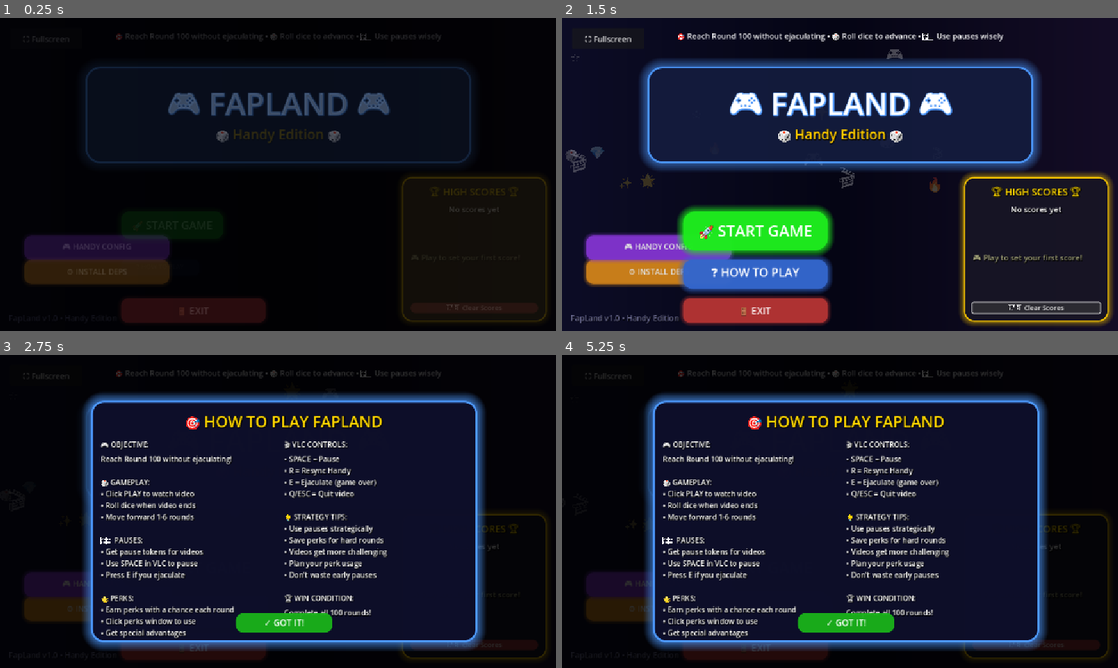
Above: before the commit, frames 1-4 (two rows, left to right).
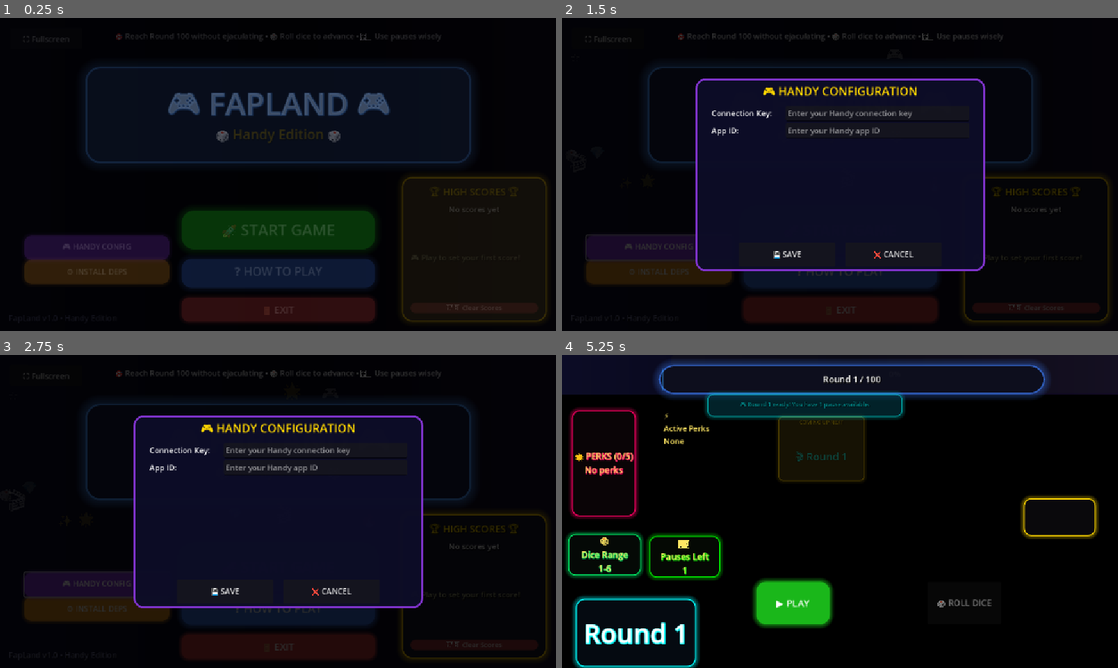
Above: after the commit, the same moments.

Repository: ZirconiumPen/FaplandHandyEdition
Game: Godot game, scene res://scenes/startup.tscn
The game is run twice, just before and just after one commit, with the same random seed, the same clock (stepped at 60 frames per second) and the same inputs.
Inputs (mouse positions are in pixels of both pictures, inside the frame that each line leads up to):
- Up to frame 1 (0.25 s): no input
- Up to frame 2 (1.5 s): click "🎮 HANDY CONFIG" at 0.5 s; click "🗑️ Clear Scores" at 1.25 s
- Up to frame 3 (2.75 s): click "❓ HOW TO PLAY" at 2 s
- Up to frame 4 (5.25 s): click (784, 589) at 2.75 s, where only the run after the commit has a clickable "💾 SAVE"; click "🚀 START GAME" at 3.5 s; click "🚀 START GAME" at 4.25 s; click "⚙️ INSTALL DEPS" at 5 s

The runs differ from the first frame. In frame 1, 10% of the frame differs, in the area x 21-68%, y 61-98%; in frame 2, 69%, in the area x 0-100%, y 0-100%; in frame 3, 31%; in frame 4, 69%.

Commit message:
Separate front buttons into scene

Diff:
--- /dev/null
+++ b/scenes/how_to_play_box.gd
@@ -0,0 +1,27 @@
+extends Panel
+
+@export var overlay: Control
+
+
+func open() -> void:
+	overlay.show()
+	show()
+	# Entrance animation
+	overlay.modulate = Color.TRANSPARENT
+	modulate = Color.TRANSPARENT
+	scale = Vector2(0.3, 0.3)
+
+	var popup_tween = create_tween()
+	popup_tween.set_parallel()
+	popup_tween.tween_property(overlay, "modulate", Color.WHITE, 0.4)
+	popup_tween.tween_property(self, "modulate", Color.WHITE, 0.6)
+	popup_tween.tween_property(self, "scale", Vector2.ONE, 0.6)
+
+
+func close() -> void:
+	hide()
+	overlay.hide()
+
+
+func _on_close_button_pressed() -> void:
+	close()
--- /dev/null
+++ b/scenes/how_to_play_box.tscn
@@ -0,0 +1,103 @@
+[gd_scene load_steps=4 format=3 uid="uid://dwesryglekge2"]
+
+[ext_resource type="StyleBox" uid="uid://c2xykhgfvwbhb" path="res://ui/howtoplay_panel.tres" id="1_sw3j7"]
+[ext_resource type="Script" uid="uid://b5frnugs8ngwa" path="res://scenes/how_to_play_box.gd" id="2_88dis"]
+[ext_resource type="StyleBox" uid="uid://c4gwh1mia1q3h" path="res://ui/close_button.tres" id="2_x5e1w"]
+
+[node name="HowToPlayBox" type="Panel"]
+anchors_preset = 8
+anchor_left = 0.5
+anchor_top = 0.5
+anchor_right = 0.5
+anchor_bottom = 0.5
+offset_left = -400.0
+offset_top = -250.0
+offset_right = 400.0
+offset_bottom = 250.0
+grow_horizontal = 2
+grow_vertical = 2
+theme_override_styles/panel = ExtResource("1_sw3j7")
+script = ExtResource("2_88dis")
+
+[node name="Title" type="Label" parent="."]
+custom_minimum_size = Vector2(0, 50)
+layout_mode = 1
+anchors_preset = 5
+anchor_left = 0.5
+anchor_right = 0.5
+offset_left = -205.0
+offset_top = 20.0
+offset_right = 205.0
+offset_bottom = 65.0
+grow_horizontal = 2
+theme_override_colors/font_color = Color(1, 0.843, 0, 1)
+theme_override_colors/font_shadow_color = Color(0, 0, 0, 1)
+theme_override_constants/shadow_outline_size = 4
+theme_override_font_sizes/font_size = 32
+text = "🎯 HOW TO PLAY FAPLAND"
+horizontal_alignment = 1
+
+[node name="LeftColumn" type="Label" parent="."]
+layout_mode = 0
+offset_left = 20.0
+offset_top = 80.0
+offset_right = 380.0
+offset_bottom = 430.0
+theme_override_colors/font_shadow_color = Color(0, 0, 0, 1)
+theme_override_constants/shadow_outline_size = 2
+theme_override_font_sizes/font_size = 15
+text = "🎮 OBJECTIVE:
+Reach Round 100 without ejaculating!
+
+🎲 GAMEPLAY:
+• Click PLAY to watch video
+• Roll dice when video ends
+• Move forward 1-6 rounds
+
+⏸️ PAUSES:
+• Get pause tokens for videos
+• Use SPACE in VLC to pause
+• Press E if you ejaculate
+
+🌟 PERKS:
+• Earn perks with a chance each round
+• Click perks window to use
+• Get special advantages"
+autowrap_mode = 3
+
+[node name="RightColumn" type="Label" parent="."]
+layout_mode = 0
+offset_left = 400.0
+offset_top = 80.0
+offset_right = 760.0
+offset_bottom = 452.0
+theme_override_colors/font_shadow_color = Color(0, 0, 0, 1)
+theme_override_constants/shadow_outline_size = 2
+theme_override_font_sizes/font_size = 15
+text = "🎬 VLC CONTROLS:
+• SPACE = Pause
+• R = Resync Handy
+• E = Ejaculate (game over)
+• Q/ESC = Quit video
+
+💡 STRATEGY TIPS:
+• Use pauses strategically
+• Save perks for hard rounds
+• Videos get more challenging
+• Plan your perk usage
+• Don't waste early pauses
+
+🏆 WIN CONDITION:
+Complete all 100 rounds!"
+autowrap_mode = 3
+
+[node name="CloseButton" type="Button" parent="."]
+layout_mode = 0
+offset_left = 300.0
+offset_top = 440.0
+offset_right = 500.0
+offset_bottom = 480.0
+theme_override_styles/normal = ExtResource("2_x5e1w")
+text = "✓ GOT IT!"
+
+[connection signal="pressed" from="CloseButton" to="." method="_on_close_button_pressed"]
--- a/scenes/main_container.gd
+++ b/scenes/main_container.gd
@@ -1,8 +1,15 @@
 class_name MainContainer
 extends Control
 
+const MainScene = preload("uid://c4ei5qhvpx1qf")
+
+@onready var start_button: Button = %StartButton
+@onready var how_to_play_button: Button = %HowToPlayButton
+@onready var exit_button: Button = %ExitButton
+
 @onready var overlay: Control = $Overlay
 @onready var handy_config_box: Panel = $HandyConfigBox
+@onready var how_to_play_box: Panel = $HowToPlayBox
 
 
 func _on_fullscreen_button_pressed():
@@ -50,3 +57,56 @@
 
 func _on_handy_button_pressed() -> void:
 	handy_config_box.open()
+
+
+func _on_start_button_pressed() -> void:
+	print("🚀 Start Game pressed - transitioning to main game...")
+
+	var press_tween = create_tween()
+	press_tween.tween_property(start_button, "scale", Vector2.ONE, 0.1).from(0.95 * Vector2.ONE)
+
+	# Show loading message
+	# show_premium_popup("🎮 Loading FapLand Game...", Color.GREEN)
+
+	# Wait for button animation
+	await get_tree().create_timer(0.5).timeout
+
+	# Premium transition out
+	await play_exit_animation()
+
+	get_tree().change_scene_to_packed(MainScene)
+
+
+func _on_how_to_play_button_pressed() -> void:
+	print("❓ How to Play pressed")
+
+	var press_tween = create_tween()
+	press_tween.tween_property(how_to_play_button, "scale", Vector2.ONE, 0.1).from(
+		0.95 * Vector2.ONE
+	)
+
+	how_to_play_box.open()
+
+
+func _on_exit_button_pressed() -> void:
+	print("🚪 Exit pressed")
+
+	var press_tween = create_tween()
+	press_tween.tween_property(exit_button, "scale", Vector2(0.95, 0.95), 0.1)
+	press_tween.tween_property(exit_button, "scale", Vector2(1.0, 1.0), 0.1)
+
+	# show_premium_popup("👋 Thanks for playing FapLand!", Color.YELLOW)
+
+	# Wait for popup then exit
+	await get_tree().create_timer(1.5).timeout
+	get_tree().quit()
+
+
+func play_exit_animation():
+	# Fade out with scale down
+	var exit_tween = create_tween()
+	exit_tween.set_parallel()
+	exit_tween.tween_property(self, "modulate", Color.TRANSPARENT, 1.0)
+	exit_tween.tween_property(self, "scale", 0.8 * Vector2.ONE, 1.0)
+
+	await exit_tween.finished
--- a/scenes/main_container.tscn
+++ b/scenes/main_container.tscn
@@ -6,7 +6,14 @@
 [ext_resource type="StyleBox" uid="uid://bq1egb14cda57" path="res://ui/rounded_panel_purple.tres" id="3_mrdy1"]
 [ext_resource type="StyleBox" uid="uid://bqa2nytr2ods4" path="res://ui/title_panel.tres" id="4_082gr"]
 [ext_resource type="PackedScene" uid="uid://cj1mom8fj17ap" path="res://scenes/handy_config_box.tscn" id="4_e4hg6"]
+[ext_resource type="StyleBox" uid="uid://dp6i4l2kqejq5" path="res://ui/rounded_panel_start_hover.tres" id="6_jor4d"]
 [ext_resource type="PackedScene" uid="uid://dttds3kuq88d3" path="res://scenes/highscore_container.tscn" id="6_mgukb"]
+[ext_resource type="StyleBox" uid="uid://ts12ubcn6ne" path="res://ui/rounded_panel_start.tres" id="7_5olki"]
+[ext_resource type="StyleBox" uid="uid://cgp5rrh0fi5pf" path="res://ui/rounded_panel_howtoplay.tres" id="8_5olki"]
+[ext_resource type="StyleBox" uid="uid://cyishuq76faoc" path="res://ui/rounded_panel_howtoplay_hover.tres" id="8_ectsu"]
+[ext_resource type="StyleBox" uid="uid://ectt20ddfq2f" path="res://ui/rounded_panel_exit_hover.tres" id="9_dktcb"]
+[ext_resource type="StyleBox" uid="uid://pq10vctlkt37" path="res://ui/rounded_panel_exit.tres" id="10_ectsu"]
+[ext_resource type="PackedScene" uid="uid://dwesryglekge2" path="res://scenes/how_to_play_box.tscn" id="14_tvm32"]
 
 [node name="MainContainer" type="Control"]
 layout_mode = 3
@@ -121,6 +128,49 @@
 text = "🎲 Handy Edition 🎲"
 horizontal_alignment = 1
 vertical_alignment = 1
+
+[node name="MenuContainer" type="VBoxContainer" parent="."]
+layout_mode = 1
+anchors_preset = 7
+anchor_left = 0.5
+anchor_top = 1.0
+anchor_right = 0.5
+anchor_bottom = 1.0
+offset_left = -200.0
+offset_top = -300.0
+offset_right = 200.0
+offset_bottom = -20.0
+grow_horizontal = 2
+grow_vertical = 0
+theme_override_constants/separation = 20
+alignment = 2
+
+[node name="StartButton" type="Button" parent="MenuContainer"]
+unique_name_in_owner = true
+custom_minimum_size = Vector2(300, 80)
+layout_mode = 2
+theme_override_font_sizes/font_size = 32
+theme_override_styles/hover = ExtResource("6_jor4d")
+theme_override_styles/normal = ExtResource("7_5olki")
+text = "🚀 START GAME"
+
+[node name="HowToPlayButton" type="Button" parent="MenuContainer"]
+unique_name_in_owner = true
+custom_minimum_size = Vector2(300, 60)
+layout_mode = 2
+theme_override_font_sizes/font_size = 24
+theme_override_styles/hover = ExtResource("8_ectsu")
+theme_override_styles/normal = ExtResource("8_5olki")
+text = "❓ HOW TO PLAY"
+
+[node name="ExitButton" type="Button" parent="MenuContainer"]
+unique_name_in_owner = true
+custom_minimum_size = Vector2(300, 50)
+layout_mode = 2
+theme_override_font_sizes/font_size = 20
+theme_override_styles/hover = ExtResource("9_dktcb")
+theme_override_styles/normal = ExtResource("10_ectsu")
+text = "🚪 EXIT"
 
 [node name="HighscoreContainer" parent="." instance=ExtResource("6_mgukb")]
 layout_mode = 0
@@ -178,6 +228,14 @@
 grow_vertical = 2
 overlay = NodePath("../Overlay")
 
+[node name="HowToPlayBox" parent="." node_paths=PackedStringArray("overlay") instance=ExtResource("14_tvm32")]
+visible = false
+layout_mode = 1
+overlay = NodePath("../Overlay")
+
 [connection signal="pressed" from="FullscreenButton" to="." method="_on_fullscreen_button_pressed"]
 [connection signal="pressed" from="InstallButton" to="." method="_on_install_button_pressed"]
 [connection signal="pressed" from="HandyButton" to="." method="_on_handy_button_pressed"]
+[connection signal="pressed" from="MenuContainer/StartButton" to="." method="_on_start_button_pressed"]
+[connection signal="pressed" from="MenuContainer/HowToPlayButton" to="." method="_on_how_to_play_button_pressed"]
+[connection signal="pressed" from="MenuContainer/ExitButton" to="." method="_on_exit_button_pressed"]
--- a/scenes/startup.gd
+++ b/scenes/startup.gd
@@ -10,135 +10,16 @@
 
 func _ready():
 	print("🎮 Creating Premium FapLand Start Menu...")
-	get_node("HowToPlayBox").visible = false
 	get_node("PopupBox").visible = false
 
 	# Force solid black background
 	RenderingServer.set_default_clear_color(Color.BLACK)
-
-	create_menu_section(main_container)
 
 	start_background_animations()
 
 	play_entrance_animation()
 
 	print("✅ Premium Start Menu ready!")
-
-
-func create_menu_section(parent: Control):
-	"""Create the menu buttons section"""
-
-	var menu_container = Control.new()
-	menu_container.name = "MenuContainer"
-	menu_container.position = Vector2(get_viewport().size.x / 2 - 200, 350)
-	menu_container.size = Vector2(400, 300)
-	parent.add_child(menu_container)
-	ui_elements["menu_container"] = menu_container
-
-	# START GAME button (main button)
-	var start_button = Button.new()
-	start_button.name = "StartButton"
-	start_button.text = "🚀 START GAME"
-	start_button.position = Vector2(50, 50)
-	start_button.size = Vector2(300, 80)
-	start_button.add_theme_font_size_override("font_size", 32)
-
-	# Premium start button styling
-	var start_style = StyleBoxFlat.new()
-	start_style.bg_color = Color(0.1, 0.8, 0.1, 0.95)
-	start_style.corner_radius_top_left = 25
-	start_style.corner_radius_top_right = 25
-	start_style.corner_radius_bottom_left = 25
-	start_style.corner_radius_bottom_right = 25
-	start_style.shadow_color = Color(0.1, 0.8, 0.1, 0.7)
-	start_style.shadow_size = 15
-	start_button.add_theme_stylebox_override("normal", start_style)
-	start_button.add_theme_color_override("font_color", Color.WHITE)
-	start_button.add_theme_color_override("font_shadow_color", Color.BLACK)
-	start_button.add_theme_constant_override("shadow_outline_size", 4)
-
-	# Hover effect styling
-	var start_hover_style = StyleBoxFlat.new()
-	start_hover_style.bg_color = Color(0.15, 0.9, 0.15, 0.95)
-	start_hover_style.corner_radius_top_left = 25
-	start_hover_style.corner_radius_top_right = 25
-	start_hover_style.corner_radius_bottom_left = 25
-	start_hover_style.corner_radius_bottom_right = 25
-	start_hover_style.shadow_color = Color(0.15, 0.9, 0.15, 0.9)
-	start_hover_style.shadow_size = 20
-	start_button.add_theme_stylebox_override("hover", start_hover_style)
-
-	menu_container.add_child(start_button)
-	ui_elements["start_button"] = start_button
-
-	# Connect start button signal
-	start_button.pressed.connect(_on_start_game_pressed)
-
-	# HOW TO PLAY button
-	var how_to_play_button = Button.new()
-	how_to_play_button.name = "HowToPlayButton"
-	how_to_play_button.text = "❓ HOW TO PLAY"
-	how_to_play_button.position = Vector2(50, 150)
-	how_to_play_button.size = Vector2(300, 60)
-	how_to_play_button.add_theme_font_size_override("font_size", 24)
-
-	# Premium how-to-play button styling
-	var help_style = StyleBoxFlat.new()
-	help_style.bg_color = Color(0.2, 0.4, 0.8, 0.95)
-	help_style.corner_radius_top_left = 20
-	help_style.corner_radius_top_right = 20
-	help_style.corner_radius_bottom_left = 20
-	help_style.corner_radius_bottom_right = 20
-	help_style.shadow_color = Color(0.2, 0.4, 0.8, 0.6)
-	help_style.shadow_size = 12
-	how_to_play_button.add_theme_stylebox_override("normal", help_style)
-	how_to_play_button.add_theme_color_override("font_color", Color.WHITE)
-	how_to_play_button.add_theme_color_override("font_shadow_color", Color.BLACK)
-	how_to_play_button.add_theme_constant_override("shadow_outline_size", 3)
-
-	menu_container.add_child(how_to_play_button)
-	ui_elements["how_to_play_button"] = how_to_play_button
-
-	# Connect how to play button signal
-	how_to_play_button.pressed.connect(_on_how_to_play_pressed)
-
-	# EXIT button
-	var exit_button = Button.new()
-	exit_button.name = "ExitButton"
-	exit_button.text = "🚪 EXIT"
-	exit_button.position = Vector2(50, 230)
-	exit_button.size = Vector2(300, 50)
-	exit_button.add_theme_font_size_override("font_size", 20)
-
-	# Premium exit button styling
-	var exit_style = StyleBoxFlat.new()
-	exit_style.bg_color = Color(0.7, 0.2, 0.2, 0.95)
-	exit_style.corner_radius_top_left = 15
-	exit_style.corner_radius_top_right = 15
-	exit_style.corner_radius_bottom_left = 15
-	exit_style.corner_radius_bottom_right = 15
-	exit_style.shadow_color = Color(0.7, 0.2, 0.2, 0.5)
-	exit_style.shadow_size = 8
-	exit_button.add_theme_stylebox_override("normal", exit_style)
-	exit_button.add_theme_color_override("font_color", Color.WHITE)
-	exit_button.add_theme_color_override("font_shadow_color", Color.BLACK)
-	exit_button.add_theme_constant_override("shadow_outline_size", 2)
-
-	var exit_hover_style = StyleBoxFlat.new()
-	exit_hover_style.bg_color = Color(0.8, 0.3, 0.3, 0.95)
-	exit_hover_style.corner_radius_top_left = 15
-	exit_hover_style.corner_radius_top_right = 15
-	exit_hover_style.corner_radius_bottom_left = 15
-	exit_hover_style.corner_radius_bottom_right = 15
-	exit_hover_style.shadow_color = Color(0.8, 0.3, 0.3, 0.7)
-	exit_hover_style.shadow_size = 12
-	exit_button.add_theme_stylebox_override("hover", exit_hover_style)
-
-	menu_container.add_child(exit_button)
-	ui_elements["exit_button"] = exit_button
-
-	# Connect exit button signal
-	exit_button.pressed.connect(_on_exit_pressed)
 
 
 func start_background_animations():
@@ -203,216 +84,6 @@
 			await get_tree().create_timer(0.2).timeout
 
 
-# Button event handlers
-
-
-func _on_start_game_pressed():
-	"""Handle start game button press"""
-	print("🚀 Start Game pressed - transitioning to main game...")
-
-	# Create premium button press effect
-	if ui_elements.has("start_button"):
-		var start_btn = ui_elements["start_button"]
-		var press_tween = create_tween()
-		press_tween.tween_property(start_btn, "scale", Vector2(0.95, 0.95), 0.1)
-		press_tween.tween_property(start_btn, "scale", Vector2(1.0, 1.0), 0.1)
-
-	# Show loading message
-	show_premium_popup("🎮 Loading FapLand Game...", Color.GREEN)
-
-	# Wait for button animation
-	await get_tree().create_timer(0.5).timeout
-
-	# Premium transition out
-	await play_exit_animation()
-
-	# Load main game scene - replace with your actual scene name
-	get_tree().change_scene_to_file("res://scenes/main.tscn")
-
-
-func _on_how_to_play_pressed():
-	"""Handle how to play button press"""
-	print("❓ How to Play pressed")
-
-	# Create premium button press effect
-	if ui_elements.has("how_to_play_button"):
-		var help_btn = ui_elements["how_to_play_button"]
-		var press_tween = create_tween()
-		press_tween.tween_property(help_btn, "scale", Vector2(0.95, 0.95), 0.1)
-		press_tween.tween_property(help_btn, "scale", Vector2(1.0, 1.0), 0.1)
-
-	show_how_to_play_popup()
-
-
-func _on_exit_pressed():
-	"""Handle exit button press"""
-	print("🚪 Exit pressed")
-
-	# Create premium button press effect
-	if ui_elements.has("exit_button"):
-		var exit_btn = ui_elements["exit_button"]
-		var press_tween = create_tween()
-		press_tween.tween_property(exit_btn, "scale", Vector2(0.95, 0.95), 0.1)
-		press_tween.tween_property(exit_btn, "scale", Vector2(1.0, 1.0), 0.1)
-
-	show_premium_popup("👋 Thanks for playing FapLand!", Color.YELLOW)
-
-	# Wait for popup then exit
-	await get_tree().create_timer(1.5).timeout
-	get_tree().quit()
-
-
-func show_how_to_play_popup():
-	"""Show premium how to play instructions"""
-
-	# Create overlay background
-	var overlay = ColorRect.new()
-	overlay.color = Color(0, 0, 0, 0.8)
-	overlay.set_anchors_and_offsets_preset(Control.PRESET_FULL_RECT)
-	add_child(overlay)
-
-	# Create instructions container
-	var instructions_container = get_node("HowToPlayBox")
-	instructions_container.visible = true
-	move_child(instructions_container, get_child_count() - 1)
-	for child in instructions_container.get_children():
-		child.queue_free()
-
-	# Premium instructions styling
-	var instructions_style = StyleBoxFlat.new()
-	instructions_style.bg_color = Color(0.05, 0.05, 0.15, 0.98)
-	instructions_style.border_width_left = 4
-	instructions_style.border_width_right = 4
-	instructions_style.border_width_top = 4
-	instructions_style.border_width_bottom = 4
-	instructions_style.border_color = Color(0.3, 0.6, 1.0, 1.0)
-	instructions_style.corner_radius_top_left = 25
-	instructions_style.corner_radius_top_right = 25
-	instructions_style.corner_radius_bottom_left = 25
-	instructions_style.corner_radius_bottom_right = 25
-	instructions_style.shadow_color = Color(0.3, 0.6, 1.0, 0.6)
-	instructions_style.shadow_size = 20
-	instructions_container.add_theme_stylebox_override("panel", instructions_style)
-	add_child(instructions_container)
-
-	# Instructions title
-	var title = Label.new()
-	title.text = "🎯 HOW TO PLAY FAPLAND"
-	title.position = Vector2(0, 20)
-	title.size = Vector2(800, 50)
-	title.add_theme_font_size_override("font_size", 32)
-	title.add_theme_color_override("font_color", Color.GOLD)
-	title.add_theme_color_override("font_shadow_color", Color.BLACK)
-	title.add_theme_constant_override("shadow_outline_size", 4)
-	title.horizontal_alignment = HORIZONTAL_ALIGNMENT_CENTER
-	instructions_container.add_child(title)
-
-	# LEFT COLUMN - Game Basics
-	var left_column_text = """🎮 OBJECTIVE:
-Reach Round 100 without ejaculating!
-
-🎲 GAMEPLAY:
-• Click PLAY to watch video
-• Roll dice when video ends
-• Move forward 1-6 rounds
-
-⏸️ PAUSES:
-• Get pause tokens for videos
-• Use SPACE in VLC to pause
-• Press E if you ejaculate
-
-🌟 PERKS:
-• Earn perks with a chance each round
-• Click perks window to use
-• Get special advantages"""
-
-	var left_column = Label.new()
-	left_column.text = left_column_text
-	left_column.position = Vector2(20, 80)
-	left_column.size = Vector2(360, 350)
-	left_column.add_theme_font_size_override("font_size", 15)
-	left_column.add_theme_color_override("font_color", Color.WHITE)
-	left_column.add_theme_color_override("font_shadow_color", Color.BLACK)
-	left_column.add_theme_constant_override("shadow_outline_size", 2)
-	left_column.vertical_alignment = VERTICAL_ALIGNMENT_TOP
-	left_column.autowrap_mode = TextServer.AUTOWRAP_WORD_SMART
-	instructions_container.add_child(left_column)
-
-	# RIGHT COLUMN - Controls & Tips
-	var right_column_text = """🎬 VLC CONTROLS:
-• SPACE = Pause
-• R = Resync Handy
-• E = Ejaculate (game over)
-• Q/ESC = Quit video
-
-💡 STRATEGY TIPS:
-• Use pauses strategically
-• Save perks for hard rounds
-• Videos get more challenging
-• Plan your perk usage
-• Don't waste early pauses
-
-🏆 WIN CONDITION:
-Complete all 100 rounds!"""
-
-	var right_column = Label.new()
-	right_column.text = right_column_text
-	right_column.position = Vector2(400, 80)
-	right_column.size = Vector2(360, 350)
-	right_column.add_theme_font_size_override("font_size", 15)
-	right_column.add_theme_color_override("font_color", Color.WHITE)
-	right_column.add_theme_color_override("font_shadow_color", Color.BLACK)
-	right_column.add_theme_constant_override("shadow_outline_size", 2)
-	right_column.vertical_alignment = VERTICAL_ALIGNMENT_TOP
-	right_column.autowrap_mode = TextServer.AUTOWRAP_WORD_SMART
-	instructions_container.add_child(right_column)
-
-	# Close button
-	var close_button = Button.new()
-	close_button.text = "✓ GOT IT!"
-	close_button.position = Vector2(300, 440)
-	close_button.size = Vector2(200, 40)
-	close_button.add_theme_font_size_override("font_size", 18)
-
-	var close_style = StyleBoxFlat.new()
-	close_style.bg_color = Color(0.1, 0.7, 0.1, 0.95)
-	close_style.corner_radius_top_left = 15
-	close_style.corner_radius_top_right = 15
-	close_style.corner_radius_bottom_left = 15
-	close_style.corner_radius_bottom_right = 15
-	close_button.add_theme_stylebox_override("normal", close_style)
-	close_button.add_theme_color_override("font_color", Color.WHITE)
-	instructions_container.add_child(close_button)
-
-	# Close popup when button pressed
-	close_button.pressed.connect(
-		func():
-			overlay.queue_free()
-			instructions_container.visible = false
-	)
-
-	# Entrance animation
-	overlay.modulate = Color.TRANSPARENT
-	instructions_container.modulate = Color.TRANSPARENT
-	instructions_container.scale = Vector2(0.3, 0.3)
-
-	var popup_tween = create_tween()
-	popup_tween.parallel().tween_property(overlay, "modulate", Color.WHITE, 0.4)
-	popup_tween.parallel().tween_property(instructions_container, "modulate", Color.WHITE, 0.6)
-	popup_tween.parallel().tween_property(instructions_container, "scale", Vector2(1.0, 1.0), 0.6)
-
-
-func play_exit_animation():
-	"""Play premium exit animation"""
-
-	# Fade out with scale down
-	var exit_tween = create_tween()
-	exit_tween.parallel().tween_property(main_container, "modulate", Color.TRANSPARENT, 1.0)
-	exit_tween.parallel().tween_property(main_container, "scale", Vector2(0.8, 0.8), 1.0)
-
-	await exit_tween.finished
-
-
 func show_premium_popup(message: String, color: Color = Color.YELLOW):
 	"""Show premium popup message"""
 
--- a/scenes/startup.tscn
+++ b/scenes/startup.tscn
@@ -12,13 +12,6 @@
 grow_vertical = 2
 script = ExtResource("1_t87yh")
 
-[node name="HowToPlayBox" type="Panel" parent="."]
-layout_mode = 0
-offset_left = 188.0
-offset_top = 94.0
-offset_right = 988.0
-offset_bottom = 594.0
-
 [node name="PopupBox" type="Panel" parent="."]
 layout_mode = 0
 offset_left = 297.0
--- /dev/null
+++ b/ui/close_button.tres
@@ -0,0 +1,8 @@
+[gd_resource type="StyleBoxFlat" format=3 uid="uid://c4gwh1mia1q3h"]
+
+[resource]
+bg_color = Color(0.1, 0.7, 0.1, 0.95)
+corner_radius_top_left = 15
+corner_radius_top_right = 15
+corner_radius_bottom_right = 15
+corner_radius_bottom_left = 15
--- /dev/null
+++ b/ui/howtoplay_panel.tres
@@ -0,0 +1,15 @@
+[gd_resource type="StyleBoxFlat" format=3 uid="uid://c2xykhgfvwbhb"]
+
+[resource]
+bg_color = Color(0.05, 0.05, 0.15, 0.98)
+border_width_left = 4
+border_width_top = 4
+border_width_right = 4
+border_width_bottom = 4
+border_color = Color(0.3, 0.6, 1, 1)
+corner_radius_top_left = 25
+corner_radius_top_right = 25
+corner_radius_bottom_right = 25
+corner_radius_bottom_left = 25
+shadow_color = Color(0.3, 0.6, 1, 0.6)
+shadow_size = 20
--- /dev/null
+++ b/ui/rounded_panel_exit.tres
@@ -0,0 +1,10 @@
+[gd_resource type="StyleBoxFlat" format=3 uid="uid://pq10vctlkt37"]
+
+[resource]
+bg_color = Color(0.7, 0.2, 0.2, 0.95)
+corner_radius_top_left = 15
+corner_radius_top_right = 15
+corner_radius_bottom_right = 15
+corner_radius_bottom_left = 15
+shadow_color = Color(0.7, 0.2, 0.2, 0.7)
+shadow_size = 8
--- /dev/null
+++ b/ui/rounded_panel_exit_hover.tres
@@ -0,0 +1,10 @@
+[gd_resource type="StyleBoxFlat" format=3 uid="uid://ectt20ddfq2f"]
+
+[resource]
+bg_color = Color(0.8, 0.3, 0.3, 0.95)
+corner_radius_top_left = 15
+corner_radius_top_right = 15
+corner_radius_bottom_right = 15
+corner_radius_bottom_left = 15
+shadow_color = Color(0.8, 0.3, 0.3, 0.7)
+shadow_size = 12
--- /dev/null
+++ b/ui/rounded_panel_howtoplay.tres
@@ -0,0 +1,10 @@
+[gd_resource type="StyleBoxFlat" format=3 uid="uid://cgp5rrh0fi5pf"]
+
+[resource]
+bg_color = Color(0.2, 0.4, 0.8, 0.95)
+corner_radius_top_left = 20
+corner_radius_top_right = 20
+corner_radius_bottom_right = 20
+corner_radius_bottom_left = 20
+shadow_color = Color(0.2, 0.4, 0.8, 0.6)
+shadow_size = 12
--- /dev/null
+++ b/ui/rounded_panel_howtoplay_hover.tres
@@ -0,0 +1,10 @@
+[gd_resource type="StyleBoxFlat" format=3 uid="uid://cyishuq76faoc"]
+
+[resource]
+bg_color = Color(0.25, 0.45, 0.85, 0.95)
+corner_radius_top_left = 20
+corner_radius_top_right = 20
+corner_radius_bottom_right = 20
+corner_radius_bottom_left = 20
+shadow_color = Color(0.25, 0.45, 0.85, 0.6)
+shadow_size = 12
--- /dev/null
+++ b/ui/rounded_panel_start.tres
@@ -0,0 +1,10 @@
+[gd_resource type="StyleBoxFlat" format=3 uid="uid://ts12ubcn6ne"]
+
+[resource]
+bg_color = Color(0.1, 0.8, 0.1, 0.95)
+corner_radius_top_left = 25
+corner_radius_top_right = 25
+corner_radius_bottom_right = 25
+corner_radius_bottom_left = 25
+shadow_color = Color(0.1, 0.8, 0.1, 0.7)
+shadow_size = 15
--- /dev/null
+++ b/ui/rounded_panel_start_hover.tres
@@ -0,0 +1,10 @@
+[gd_resource type="StyleBoxFlat" format=3 uid="uid://dp6i4l2kqejq5"]
+
+[resource]
+bg_color = Color(0.15, 0.9, 0.15, 0.95)
+corner_radius_top_left = 25
+corner_radius_top_right = 25
+corner_radius_bottom_right = 25
+corner_radius_bottom_left = 25
+shadow_color = Color(0.15, 0.9, 0.15, 0.7)
+shadow_size = 20
Not shown, added: scenes/how_to_play_box.gd.uid
Not shown: 1 places in scenes/main_container.tscn that only renumber resources
